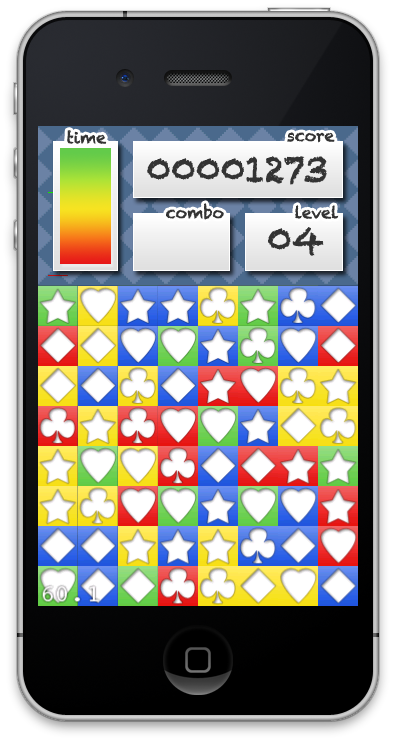
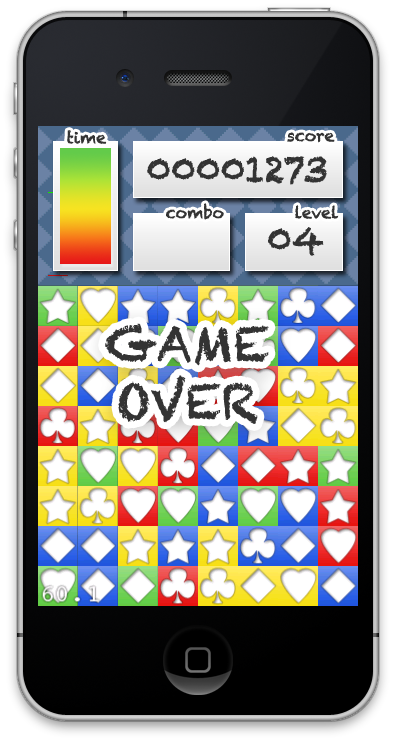
Revision of a layered 396 × 744 image; what changed, layer by layer:
added layer "Game Over" above "Time Gradient (full)" over <box>105,323,269,424</box>
